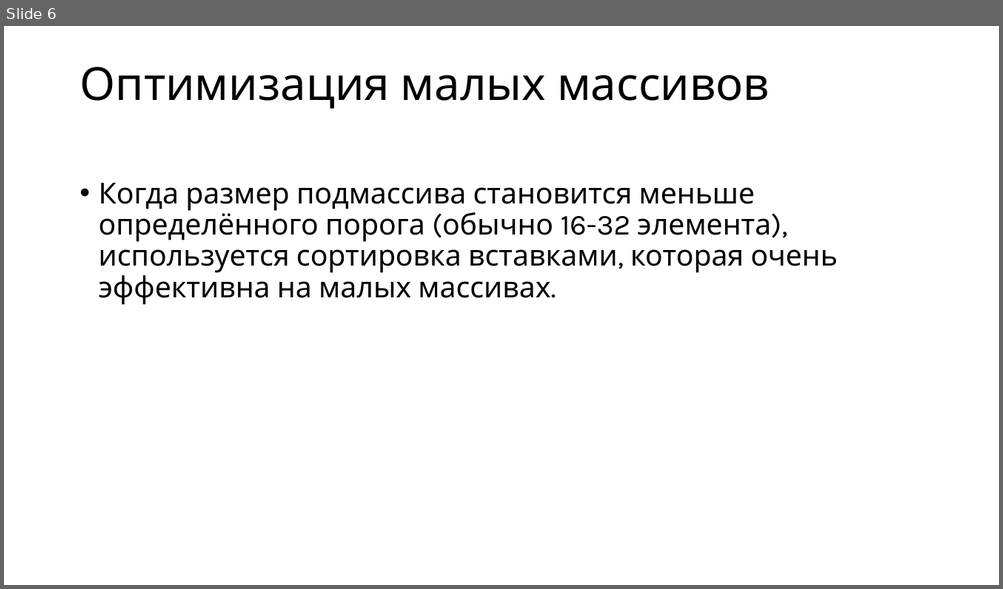
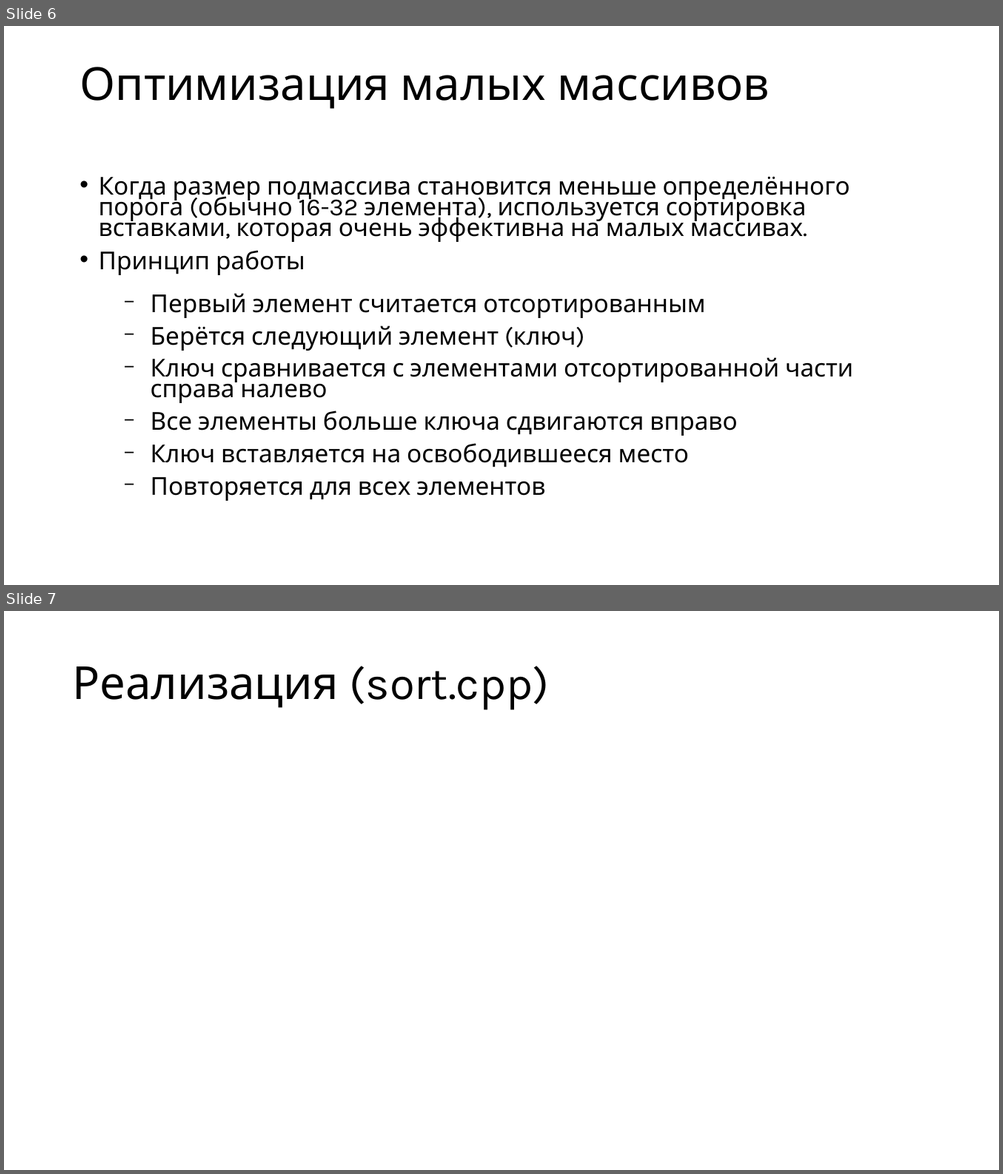
Before and after one commit to shafed/projects, a slide deck: cpp/4.5.pptx. Shown one above the other, each under a label of ours: slide 6 before the commit, slides 6 and 7 after it. The pictures are 1003x589 and 1003x1174 pixels, drawn with LibreOffice and Linux fonts; fonts in the diff are those of the drawing. Boxes give left, top, right and bottom in pixels: in the first picture for what was removed or moved away, otherwise in the second. Text is boxed around its words. In the diff, an @@ line names an element or a change of style, - is before the commit and + after.

```diff
--- a/cpp/4.5.pptx
+++ b/cpp/4.5.pptx
@@ slide 7 added at bbox=[4, 611, 999, 1170], background #FFFFFF @@
@@ title added at bbox=[72, 666, 549, 710], 44 pt, text #000000 @@
+Реализация (sort.cpp)
@@ slide 6 changed as well @@
@@ text at bbox=[99, 176, 850, 242]: size 28 to 23.8 pt in "Когда размер подмассива становится меньше определённого поро ..."; line spacing 0.9 to 0.7 @@
@@ text at bbox=[99, 250, 853, 501]: paragraphs added @@
+• Принцип работы
+  − Первый элемент считается отсортированным
+  − Берётся следующий элемент (ключ)
+  − Ключ сравнивается с элементами отсортированной части справа налево
+  − Все элементы больше ключа сдвигаются вправо
+  − Ключ вставляется на освободившееся место
+  − Повторяется для всех элементов
```
Also in this commit, not shown: 2 other slides changed, 1 other slide added, 1 slide removed, 15 other files.
